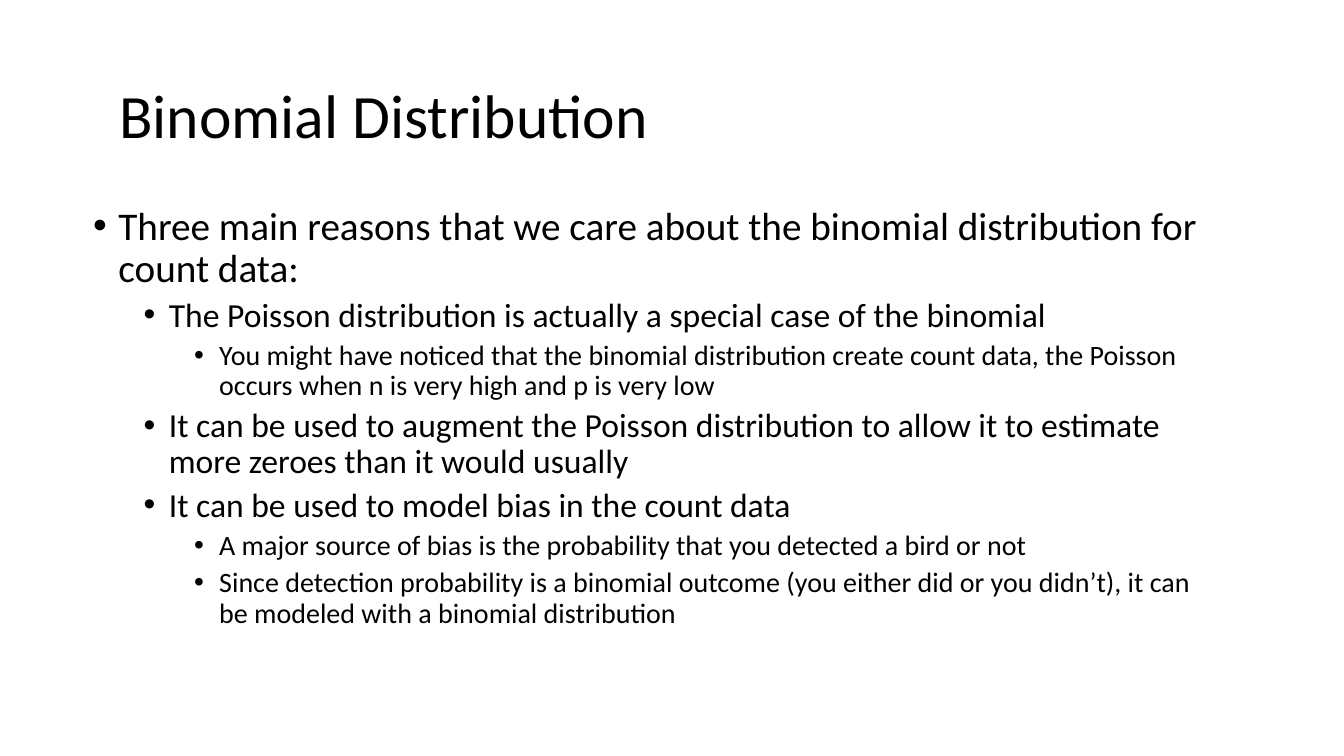
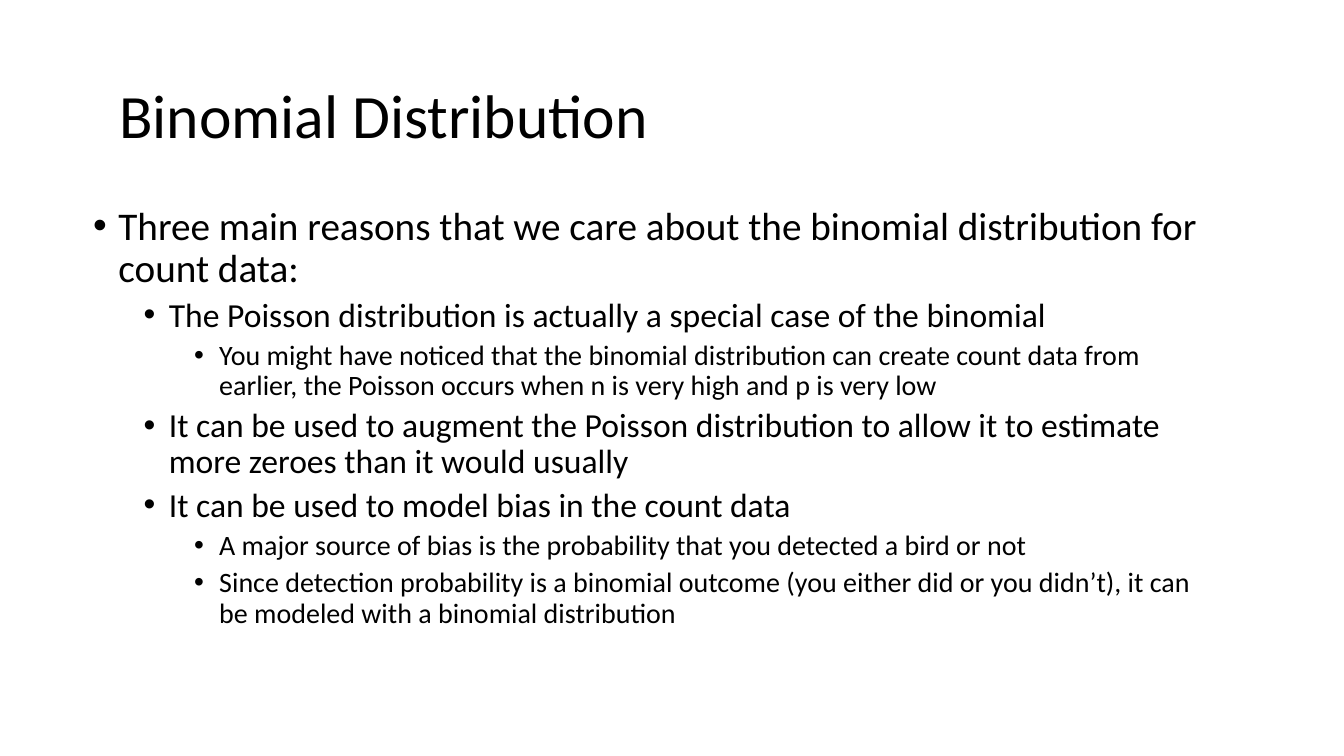
Before and after one commit to evanmadams/NAOC2020-Count-Data-Workshop, a slide deck: slide 19 of lessons/An Introduction to probability distributions.pptx. Drawn at 1344x756 pixels with LibreOffice and Linux fonts; fonts in the diff are those of the drawing. Boxes give left, top, right and bottom in pixels: in the first picture for what was removed or moved away, otherwise in the second. Text is boxed around its words. In the diff, an @@ line names an element or a change of style, - is before the commit and + after.

```diff
--- a/lessons/An Introduction to probability distributions.pptx
+++ b/lessons/An Introduction to probability distributions.pptx
@@ text at [219, 345, 1139, 400]: text changed @@
-    • You might have noticed that the binomial distribution create count data, the Poisson occurs when n is very high and p is very low
+    • You might have noticed that the binomial distribution can create count data from earlier, the Poisson occurs when n is very high and p is very low
```
Also in this commit, not shown: 9 other slides changed, 2 other files.
